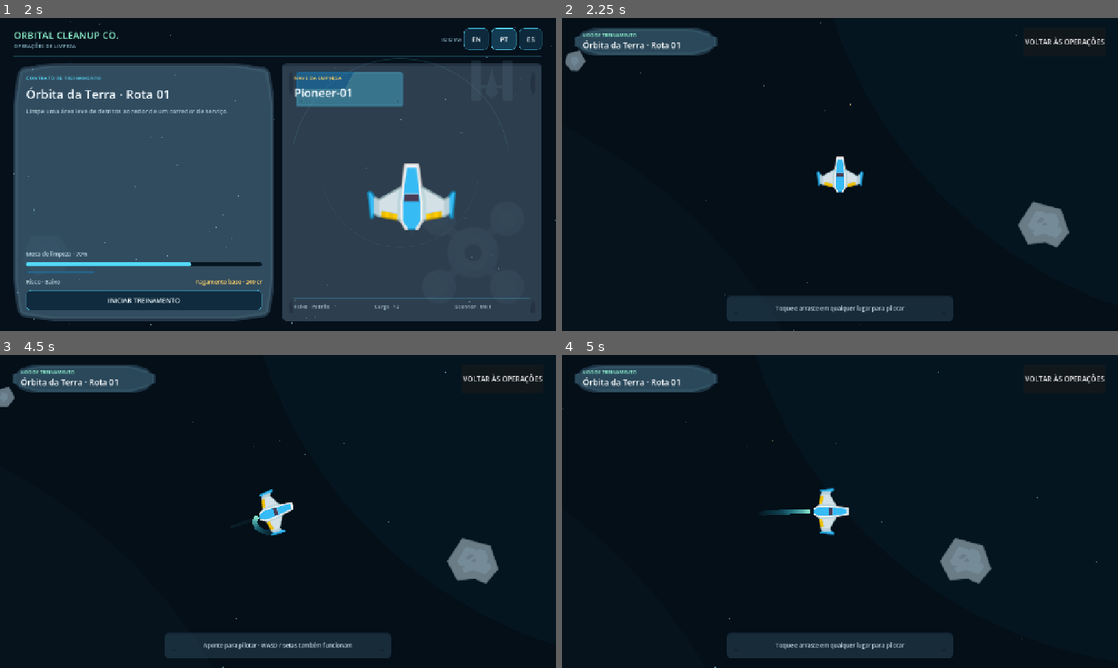
Above: before the commit, frames 1-4 (two rows, left to right).
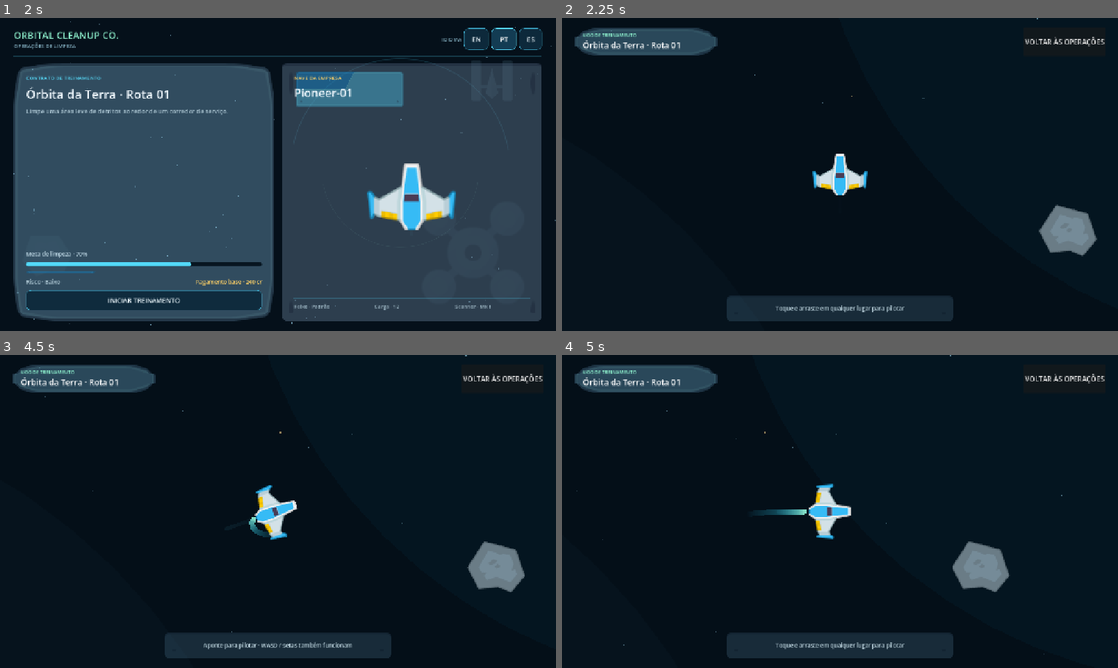
Above: after the commit, the same moments.

Repository: EwertonMendes/Orbital-Cleanup-Co.
Game: Godot game, scene res://src/core/app/app_root.tscn
The game is run twice, just before and just after one commit, with the same random seed, the same clock (stepped at 60 frames per second) and the same inputs.
Inputs (mouse positions are in pixels of both pictures, inside the frame that each line leads up to):
- Up to frame 1 (2 s): click "EN" at 0.5 s; click "PT" at 1.25 s
- Up to frame 2 (2.25 s): click "INICIAR TREINAMENTO" at 2 s
- Up to frame 3 (4.5 s): click "VOLTAR ÀS OPERAÇÕES" at 2.75 s; click "INICIAR TREINAMENTO" at 3.5 s; tap Enter at 4.25 s; move the mouse to (400, 495) at 4.27 s; hold D (occ_move_right) from 4.28 s (still down); click (400, 495) at 4.42 s
- Up to frame 4 (5 s): keep holding D (occ_move_right)

Frame 1 is identical in both runs. In frame 2, 2.0% of the frame differs, in the area x 0-97%, y 0-100%; in frame 3, 2.0%; in frame 4, 1.5%.

Commit message:
polish: give the cleaning ship stronger screen presence

Diff:
--- a/src/game/ship/player_ship.tscn
+++ b/src/game/ship/player_ship.tscn
@@ -45,7 +45,7 @@
 [node name="ShipSprite" type="Sprite2D" parent="FeedbackRoot/SteeringVisual"]
 unique_name_in_owner = true
 z_index = 2
-scale = Vector2(1.08, 1.08)
+scale = Vector2(1.15, 1.15)
 texture = ExtResource("3")
 
 [node name="EngineAnchor" type="Marker2D" parent="FeedbackRoot/SteeringVisual"]
@@ -94,4 +94,5 @@
 ignore_rotation = true
 position_smoothing_enabled = true
 position_smoothing_speed = 5.5
+zoom = Vector2(1.12, 1.12)
 script = ExtResource("8")
